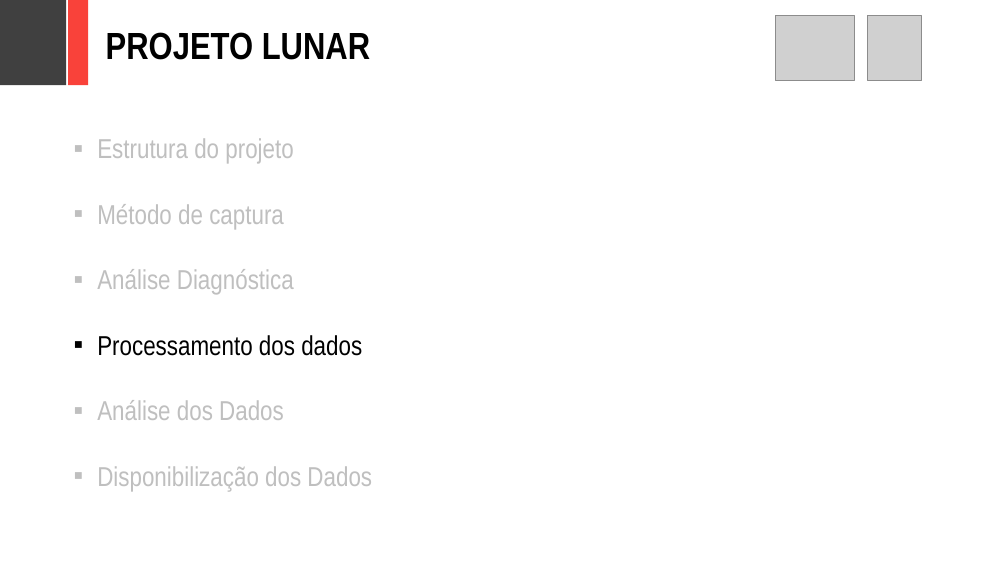
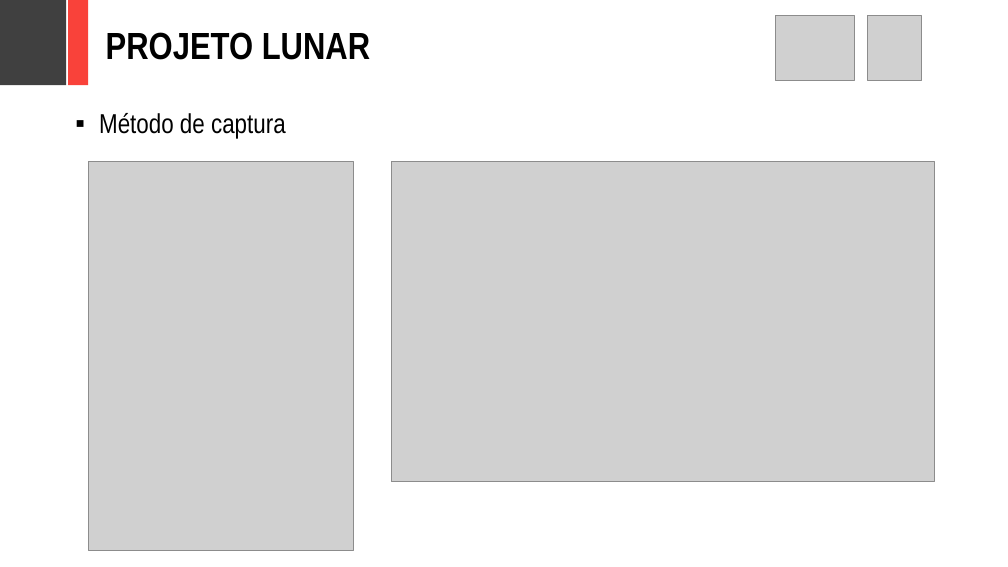
Before and after one commit to adornodev/TCC-Lunar, a slide deck: slide 16 of FinalCourseAssignment/Lunar.pptx (slide 26 before the commit). Drawn at 1008x567 pixels with LibreOffice and Linux fonts; fonts in the diff are those of the drawing; grey boxes stand for pictures. Boxes give left, top, right and bottom in pixels: in the first picture for what was removed or moved away, otherwise in the second. Text is boxed around its words. In the diff, an @@ line names an element or a change of style, - is before the commit and + after.

```diff
--- a/FinalCourseAssignment/Lunar.pptx
+++ b/FinalCourseAssignment/Lunar.pptx
@@ text added at (99, 113, 286, 139), 26 pt, text #000000 @@
+▪ Método de captura
@@ text removed at (97, 138, 372, 491) @@
-▪ Estrutura do projeto
-▪ Método de captura
-▪ Análise Diagnóstica
-▪ Processamento dos dados
-▪ Análise dos Dados
-▪ Disponibilização dos Dados
@@ picture added at (88, 161, 352, 551) @@
@@ picture added at (391, 161, 934, 482) @@
```
Also in this commit, not shown: 13 other slides changed, 3 slides removed, 26 other files.
